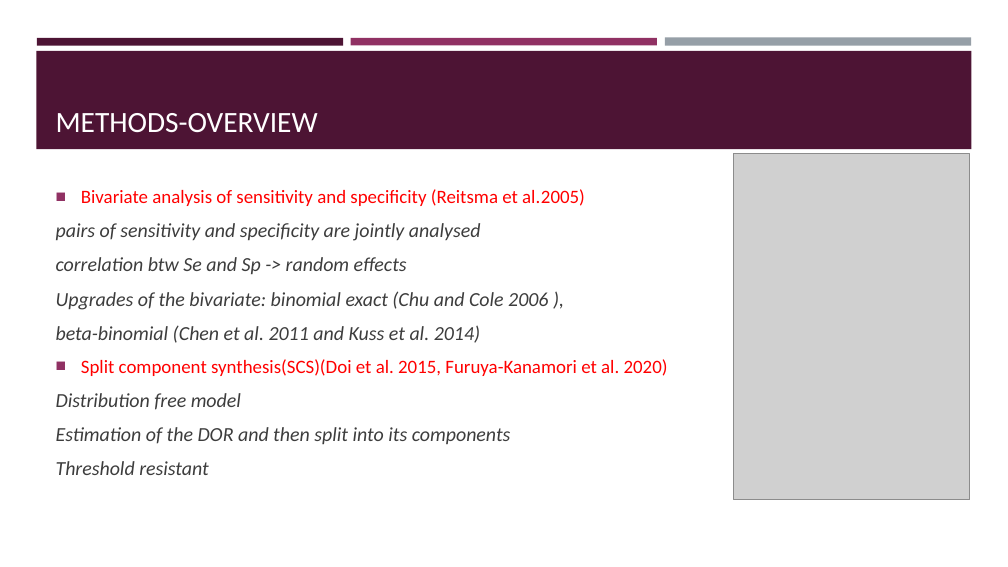
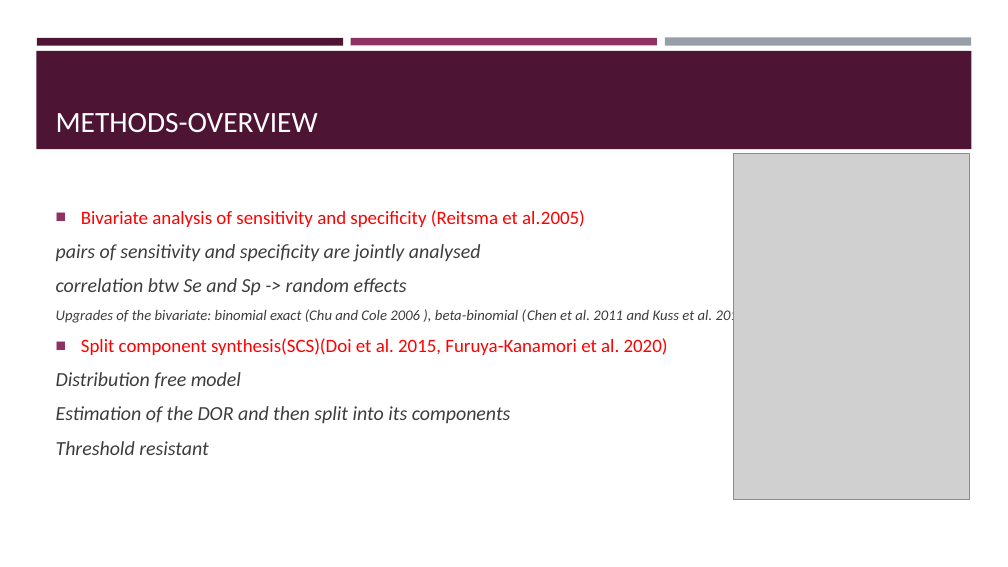
Before and after one commit to LefMel/harmony_larissa_2023, a slide deck: slide 4 of Day2/Meta-Analysis/BAYES_CAMP_HARMONY.pptx. Drawn at 1008x567 pixels with LibreOffice and Linux fonts; fonts in the diff are those of the drawing; grey boxes stand for pictures. Boxes give left, top, right and bottom in pixels: in the first picture for what was removed or moved away, otherwise in the second. Text is boxed around its words. In the diff, an @@ line names an element or a change of style, - is before the commit and + after.

```diff
--- a/Day2/Meta-Analysis/BAYES_CAMP_HARMONY.pptx
+++ b/Day2/Meta-Analysis/BAYES_CAMP_HARMONY.pptx
@@ text at <box>56,308,750,325</box>: text changed; size 19 to 14 pt @@
-Upgrades of the bivariate: binomial exact (Chu and Cole 2006 ),
-beta-binomial (Chen et al. 2011 and Kuss et al. 2014)
+Upgrades of the bivariate: binomial exact (Chu and Cole 2006 ), beta-binomial (Chen et al. 2011 and Kuss et al. 2014)
```
Also in this commit, not shown: 8 other slides changed, 19 other files.
